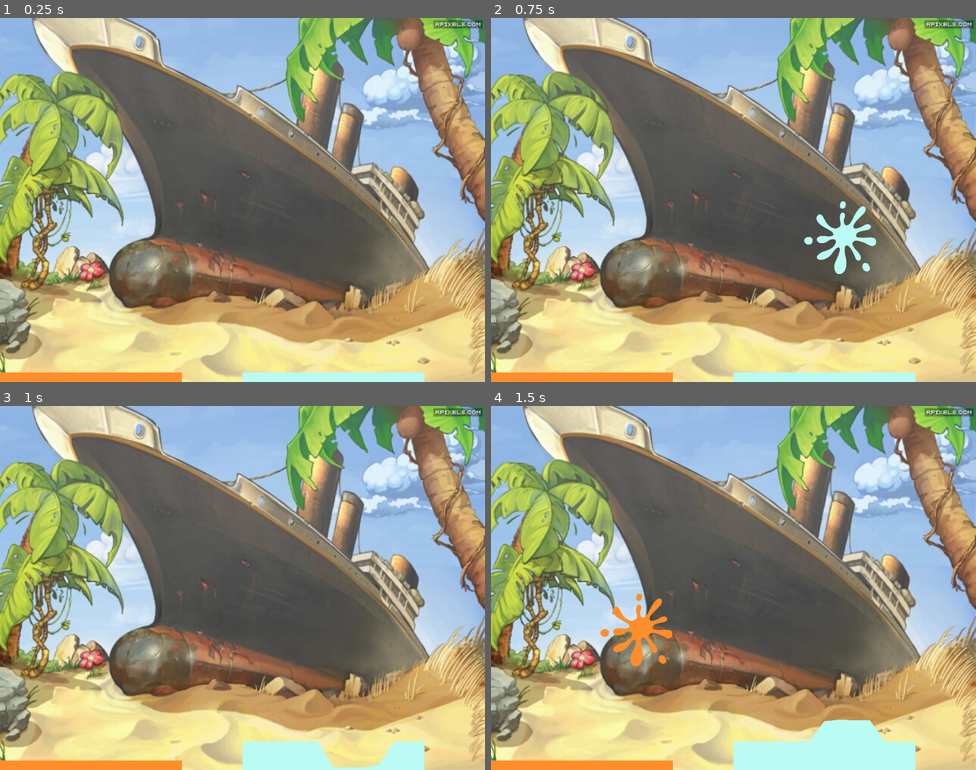
Above: before the commit, frames 1-4 (two rows, left to right).
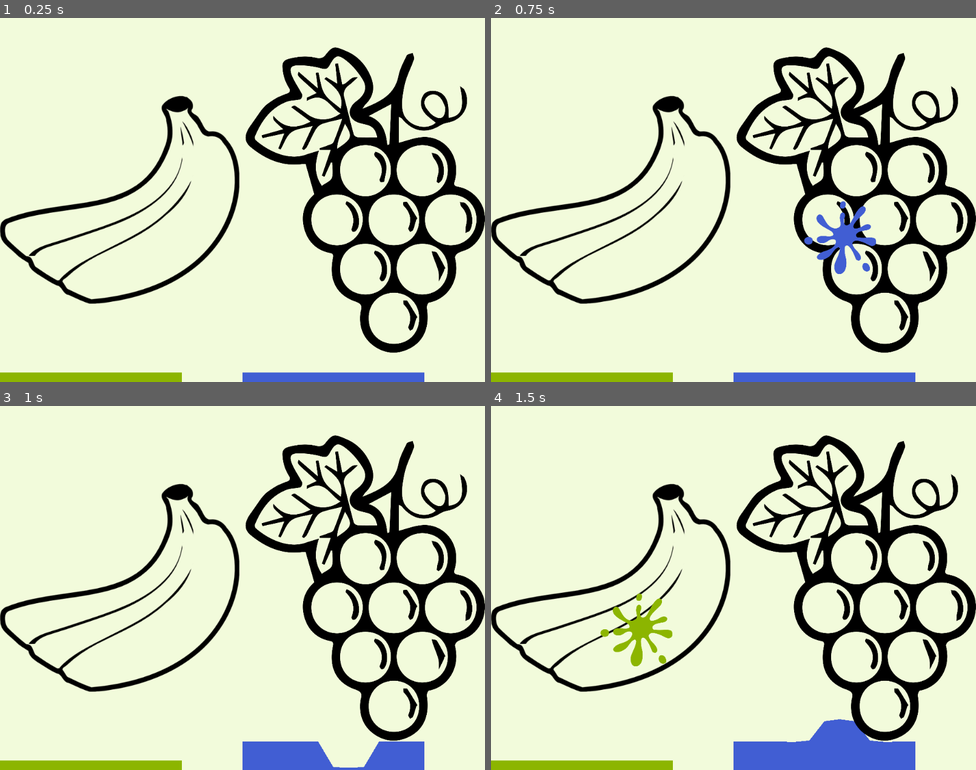
Above: after the commit, the same moments.

Repository: jandarm/Splatt
Game: Godot game, scene res://Scenes/VS/VS.tscn
The game is run twice, just before and just after one commit, with the same random seed, the same clock (stepped at 60 frames per second) and the same inputs. This scene is started directly instead of the project's main scene.
Inputs (mouse positions are in pixels of both pictures, inside the frame that each line leads up to):
- Up to frame 1 (0.25 s): no input
- Up to frame 2 (0.75 s): tap Enter at 0.5 s; move the mouse to (840, 181) at 0.52 s; press the mouse at (840, 181) at 0.53 s
- Up to frame 3 (1 s): no input
- Up to frame 4 (1.5 s): move the mouse to (636, 606) at 1.27 s; release the mouse at (636, 606) at 1.28 s; click (636, 606) at 1.35 s

The runs differ from the first frame. In frame 1, 99% of the frame differs, in the area x 0-100%, y 0-100%; in frame 2, 99%; in frame 3, 99%; in frame 4, 99%.

Commit message:
Backgrounds now independent
They're stored in Manager and don't need pixel perfect scaling

Diff:
--- a/Scenes/Main/Manager.tscn
+++ b/Scenes/Main/Manager.tscn
@@ -1,9 +1,19 @@
-[gd_scene load_steps=2 format=2]
+[gd_scene load_steps=7 format=2]
 
 [ext_resource path="res://Script/Main/Manager.gd" type="Script" id=1]
+[ext_resource path="res://Sound/IG2 Low.wav" type="AudioStream" id=2]
+[ext_resource path="res://Sound/IG2 Med.wav" type="AudioStream" id=3]
+[ext_resource path="res://Sound/IG2 HIGh.wav" type="AudioStream" id=4]
+[ext_resource path="res://Background/Banana.png" type="Texture" id=5]
+[ext_resource path="res://Background/Grape.png" type="Texture" id=6]
 
 [node name="Manager" type="Node"]
 script = ExtResource( 1 )
+music_low = ExtResource( 2 )
+music_med = ExtResource( 3 )
+music_high = ExtResource( 4 )
+Left_team_background = ExtResource( 5 )
+Right_team_background = ExtResource( 6 )
 Colours = {
 "Blue": Color( 0.733333, 0.988235, 0.956863, 1 ),
 "Green": Color( 0.552941, 0.713726, 0, 1 ),
--- a/Scenes/VS/VS.tscn
+++ b/Scenes/VS/VS.tscn
@@ -1,21 +1,13 @@
-[gd_scene load_steps=8 format=2]
+[gd_scene load_steps=5 format=2]
 
 [ext_resource path="res://Scenes/Splatter/Splatter.tscn" type="PackedScene" id=1]
 [ext_resource path="res://Scenes/Water/Water_body.tscn" type="PackedScene" id=2]
 [ext_resource path="res://Script/Main/Main.gd" type="Script" id=3]
 [ext_resource path="res://Sound/inkHit05.wav" type="AudioStream" id=4]
-[ext_resource path="res://Background/Banana.png" type="Texture" id=5]
-[ext_resource path="res://Background/Ship.jpg" type="Texture" id=6]
-[ext_resource path="res://Background/Grape.png" type="Texture" id=7]
 
 [node name="Main" type="Node2D"]
 script = ExtResource( 3 )
 Splatter = ExtResource( 1 )
-
-[node name="Ship_background" type="Sprite" parent="."]
-scale = Vector2( 1.6, 1.6 )
-texture = ExtResource( 6 )
-centered = false
 
 [node name="Piss" parent="." instance=ExtResource( 2 )]
 position = Vector2( 0, 384 )
@@ -36,18 +28,39 @@
 stream = ExtResource( 4 )
 bus = "SF"
 
-[node name="Node2D" type="Node2D" parent="."]
-visible = false
+[node name="Background" type="HSplitContainer" parent="."]
+margin_right = 1024.0
+margin_bottom = 768.0
+__meta__ = {
+"_edit_use_anchors_": false
+}
 
-[node name="Banana" type="Sprite" parent="Node2D"]
-position = Vector2( 256, 384 )
-scale = Vector2( -0.800152, 0.874141 )
-texture = ExtResource( 5 )
+[node name="LeftTeamBG" type="TextureRect" parent="Background"]
+margin_right = 506.0
+margin_bottom = 768.0
+grow_horizontal = 2
+grow_vertical = 2
+size_flags_horizontal = 3
+size_flags_vertical = 3
+expand = true
+stretch_mode = 6
+__meta__ = {
+"_edit_use_anchors_": false
+}
 
-[node name="Grape" type="Sprite" parent="Node2D"]
-position = Vector2( 788, 384 )
-scale = Vector2( -0.282335, 0.26849 )
-texture = ExtResource( 7 )
+[node name="RightTeamBG" type="TextureRect" parent="Background"]
+margin_left = 518.0
+margin_right = 1024.0
+margin_bottom = 768.0
+grow_horizontal = 2
+grow_vertical = 2
+size_flags_horizontal = 3
+size_flags_vertical = 3
+expand = true
+stretch_mode = 6
+__meta__ = {
+"_edit_use_anchors_": false
+}
 
 [editable path="Piss"]
 
--- a/Script/Main/Main.gd
+++ b/Script/Main/Main.gd
@@ -11,6 +11,9 @@
 var puddle_piss
 var puddle_cum
 
+var left_bg
+var right_bg
+
 var game_stage = 0
 
 var music
@@ -20,8 +23,14 @@
 	puddle_piss = get_node("Piss")
 	puddle_cum = get_node("Cum")
 
-	puddle_piss.water_polygon.set_color(Manager.Color_left_team)
-	puddle_cum.water_polygon.set_color(Manager.Color_right_team)
+	left_bg = get_node("Background/LeftTeamBG")
+	right_bg = get_node("Background/RightTeamBG")
+
+	left_bg.texture = Manager.Left_team_background
+	right_bg.texture = Manager.Right_team_background
+
+	puddle_piss.water_polygon.set_color(Manager.Left_team_color)
+	puddle_cum.water_polygon.set_color(Manager.Right_team_color)
 
 	puddle_piss.position.y = get_viewport().size.y - 20
 	puddle_cum.position.y = get_viewport().size.y - 20
@@ -75,7 +84,7 @@
 		if(ev.position < window_size/2):
 			var new_splat = Splatter.instance()
 			new_splat.position = get_viewport().get_mouse_position()
-			new_splat.change_tint(Manager.Color_left_team)
+			new_splat.change_tint(Manager.Left_team_color)
 			add_child(new_splat)
 			sound.play()
 			#take care of scaling!!!!!!!!
@@ -83,7 +92,7 @@
 		elif(ev.position >= window_size/2):
 			var new_splat = Splatter.instance()
 			new_splat.position = get_viewport().get_mouse_position()
-			new_splat.change_tint(Manager.Color_right_team)
+			new_splat.change_tint(Manager.Right_team_color)
 			add_child(new_splat)
 			sound.play()
 
--- a/Script/Main/Manager.gd
+++ b/Script/Main/Manager.gd
@@ -1,12 +1,14 @@
 extends Node
 
-export var music_low = preload("res://Sound/IG2 Low.wav")
-export var music_med = preload("res://Sound/IG2 Med.wav")
-export var music_high = preload("res://Sound/IG2 HIGh.wav")
+export(AudioStreamSample) var music_low
+export(AudioStreamSample) var music_med
+export(AudioStreamSample) var music_high
 
-var Color_left_team : Color
-var Color_right_team : Color
+var Left_team_color : Color
+var Right_team_color : Color
 
+export(Texture) var Left_team_background
+export(Texture) var Right_team_background
 
 """
 пример ограниченного выбора
@@ -33,8 +35,8 @@
 func _ready():
 	print(settt(Colours.Blue))
 
-	Color_left_team = Colours.Orange
-	Color_right_team = Colours.Blue
+	Left_team_color = Colours.Green
+	Right_team_color = Colours.Indigo
 	pass
 
 func settt(e : Color):
--- a/project.godot
+++ b/project.godot
@@ -41,6 +41,6 @@
 
 [rendering]
 
-environment/default_clear_color=Color( 0.317647, 0.317647, 0.317647, 1 )
+environment/default_clear_color=Color( 0.952941, 0.988235, 0.862745, 1 )
 environment/default_environment="res://default_env.tres"
 quality/dynamic_fonts/use_oversampling=false
